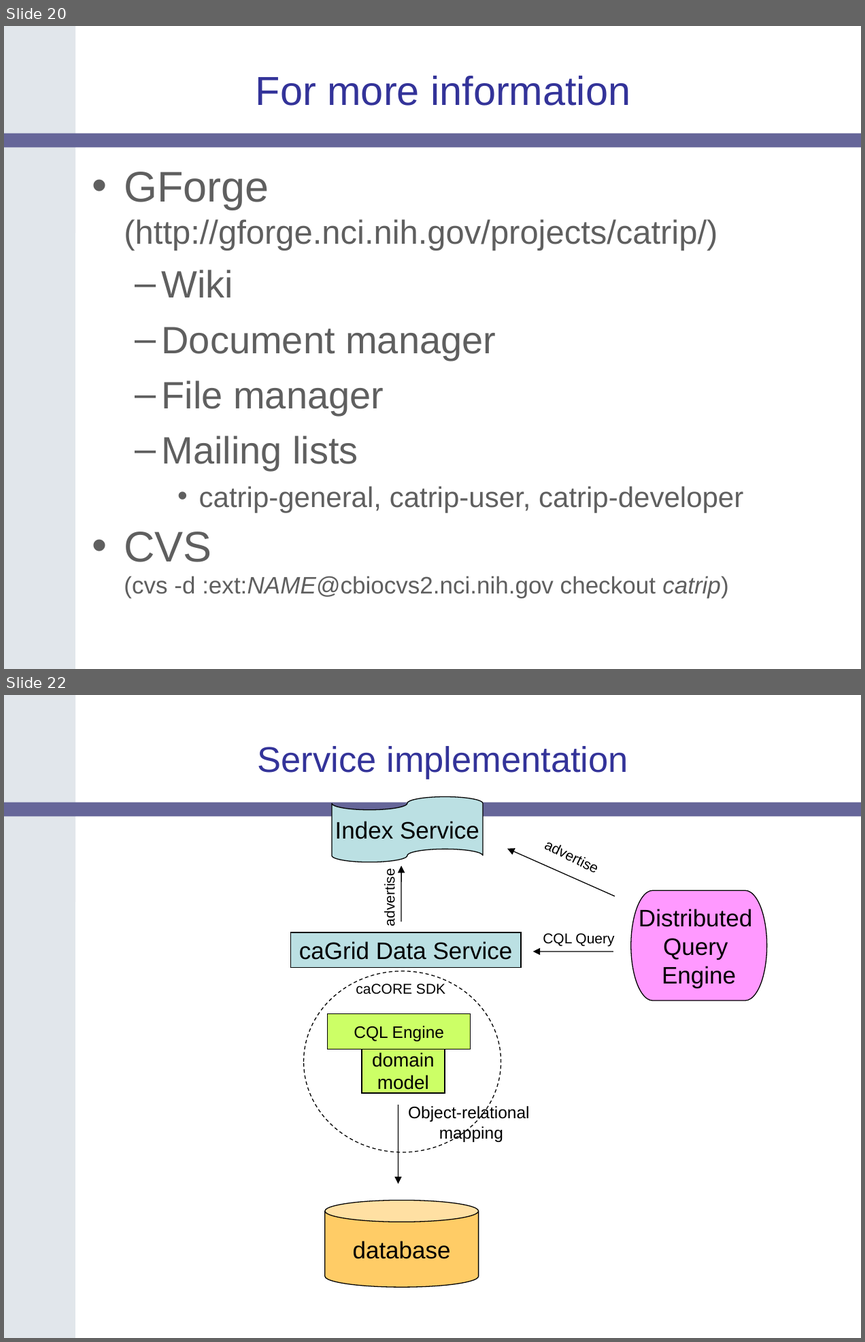
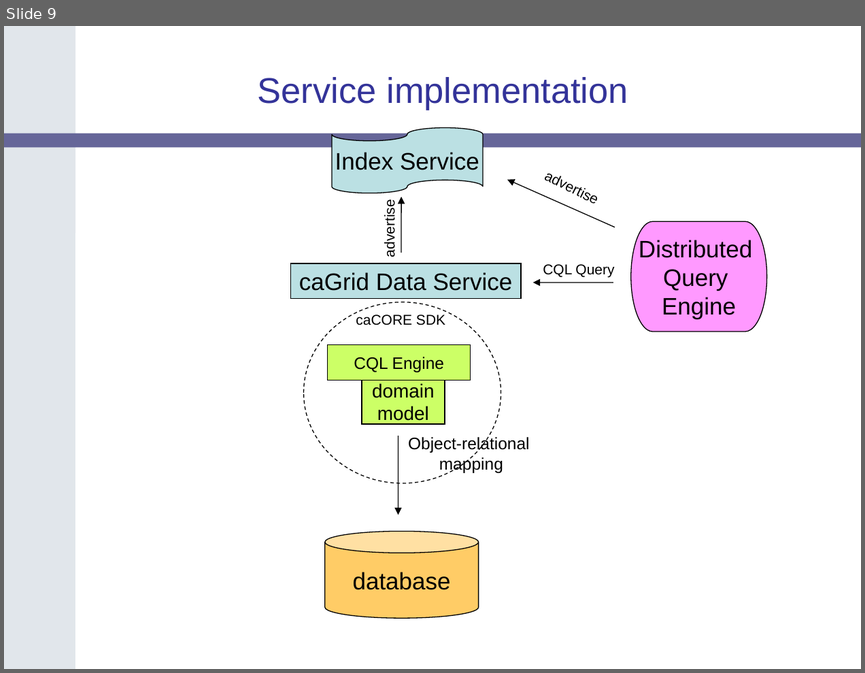
Before and after one commit to NCIP/catrip, a slide deck: catrip/documentation/presentations/silver_review_2006_12_08/catrip_silver_review.ppt. Shown one above the other, each under a label of ours: slides 20 and 22 before the commit, slide 9 after it; the slides between them are not shown. The pictures are 865x1342 and 865x673 pixels, drawn with LibreOffice and Linux fonts; fonts in the diff are those of the drawing; background and template pictures are left out. Boxes give left, top, right and bottom in pixels: in the first picture for what was removed or moved away, otherwise in the second. Text is boxed around its words. In the diff, an @@ line names an element or a change of style, - is before the commit and + after.

```diff
--- a/catrip/documentation/presentations/silver_review_2006_12_08/catrip_silver_review.ppt
+++ b/catrip/documentation/presentations/silver_review_2006_12_08/catrip_silver_review.ppt
@@ slide 20 removed at bbox=[4, 26, 861, 669], background #FFFFFF; not listed: 2 template elements that a slide beside it also shows @@
@@ title removed at bbox=[256, 76, 630, 106] @@
-For more information
@@ text removed at bbox=[124, 172, 743, 598] @@
-• GForge (http://gforge.nci.nih.gov/projects/catrip/)
-  – Wiki
-  – Document manager
-  – File manager
-  – Mailing lists
-    • catrip-general, catrip-user, catrip-developer
-• CVS
-  (cvs -d :ext:NAME@cbiocvs2.nci.nih.gov checkout catrip)
@@ what was slide 22 is now slide 9 @@
```
Also in this commit, not shown: 6 slides changed, 21 slides added, 15 other slides removed.
